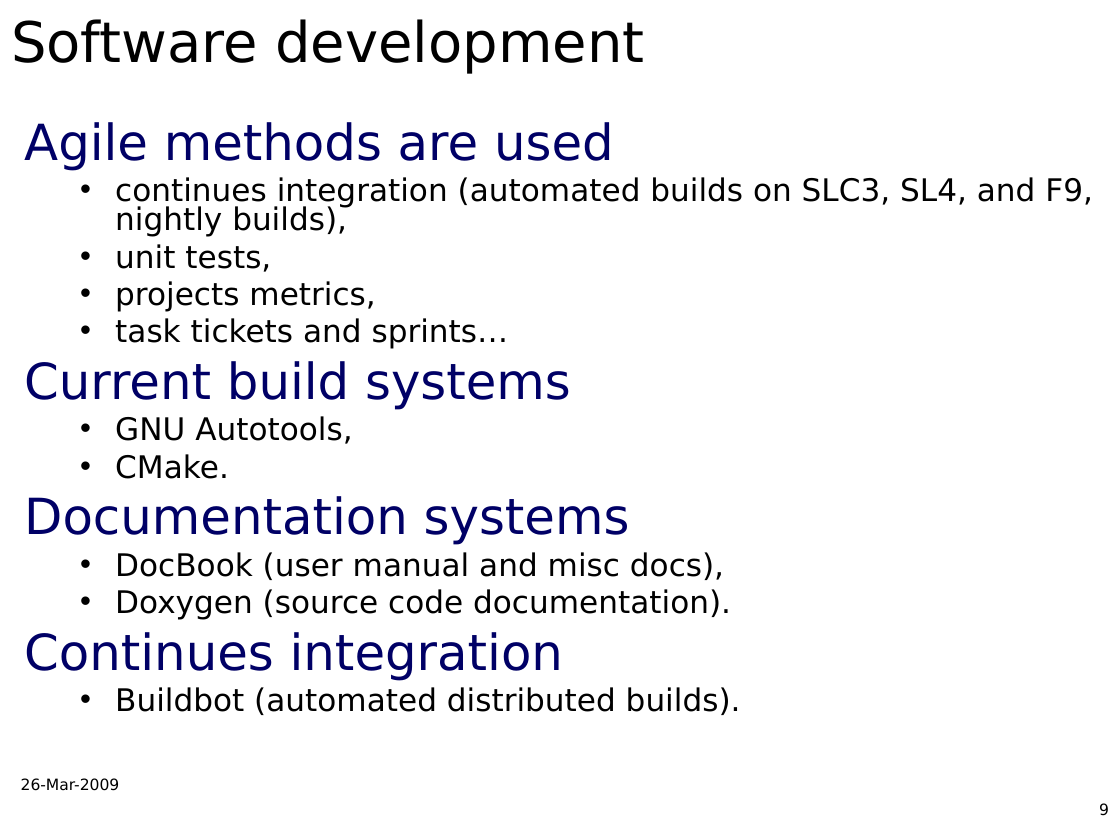
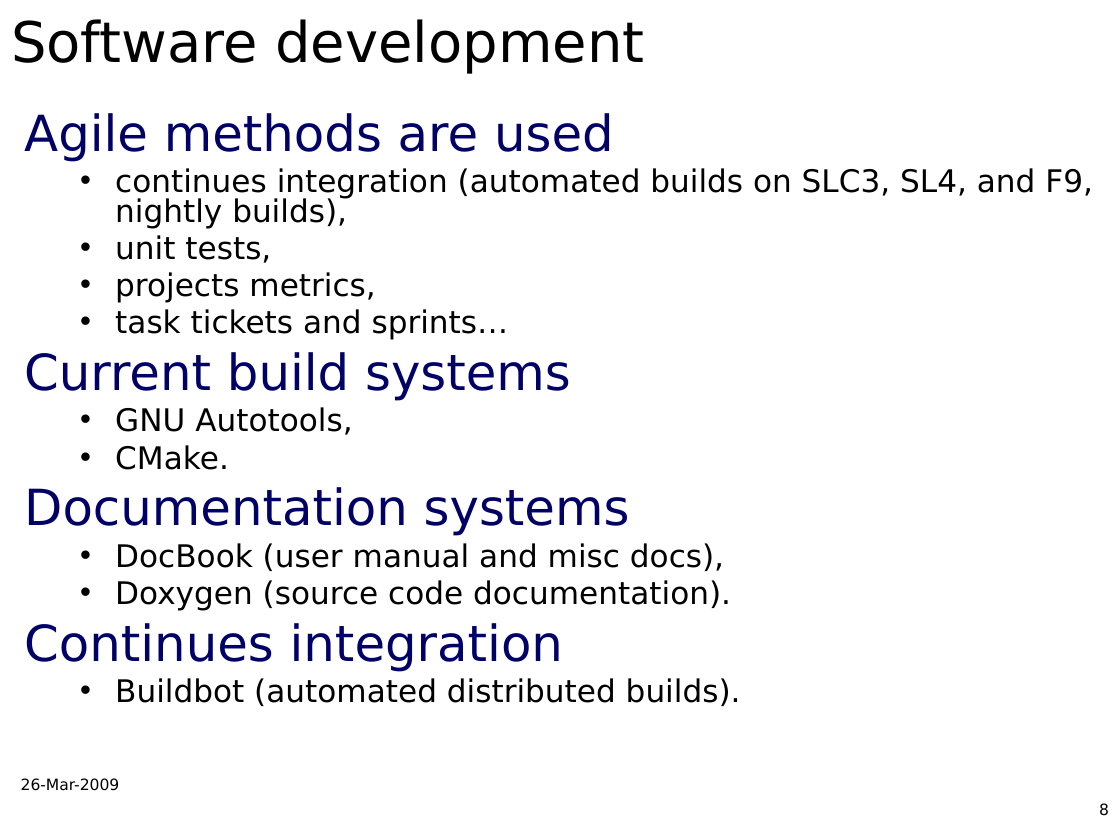
Before and after one commit to AnarManafov/PoDDocumentation, a slide deck: slide 8 of CHEP/CHEP2009/CHEP2009-PoD-AnarManafov.ppt (slide 9 before the commit). Drawn at 1120x840 pixels with LibreOffice and Linux fonts; fonts in the diff are those of the drawing; background and template pictures are left out. Boxes give left, top, right and bottom in pixels: in the first picture for what was removed or moved away, otherwise in the second. Text is boxed around its words. In the diff, an @@ line names an element or a change of style, - is before the commit and + after.

```diff
--- a/CHEP/CHEP2009/CHEP2009-PoD-AnarManafov.ppt
+++ b/CHEP/CHEP2009/CHEP2009-PoD-AnarManafov.ppt
@@ text "Agile methods are used": place and size @@
-text "Agile methods are used" at (24, 122, 1093, 715)
+text "Agile methods are used" at (24, 113, 1093, 706)
@@ page number at (1099, 803, 1109, 816): text changed @@
-9
+8
```
Also in this commit, not shown: 3 other slides changed, 1 slide removed.
